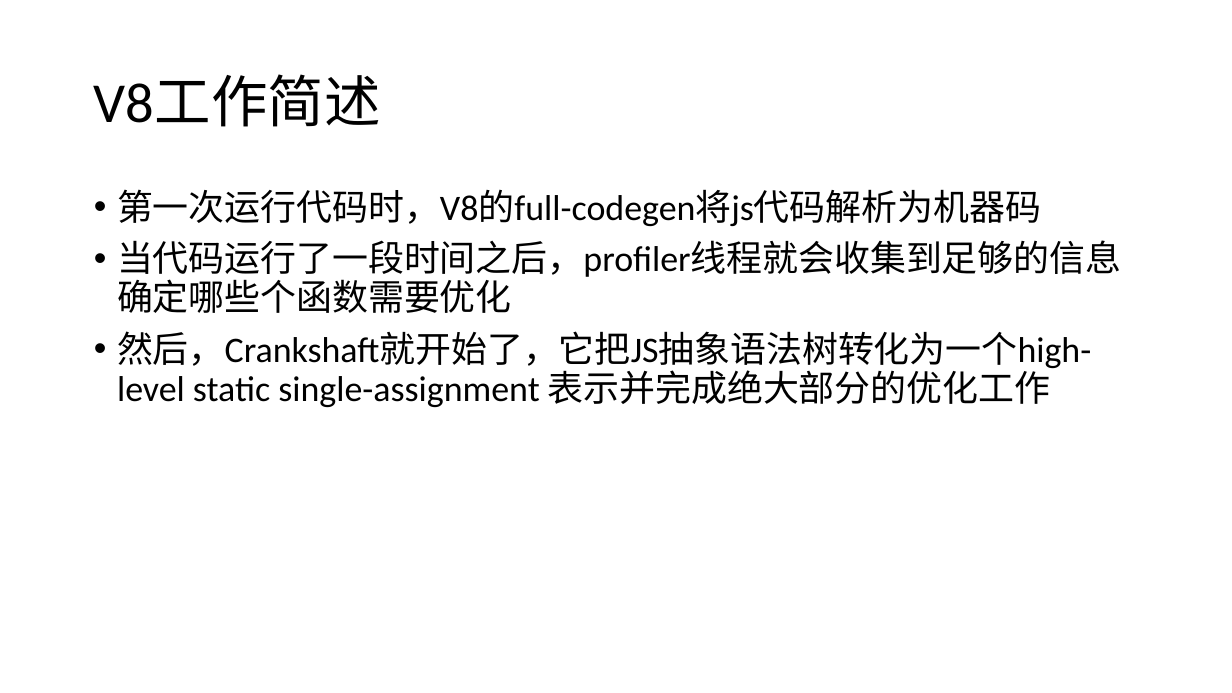
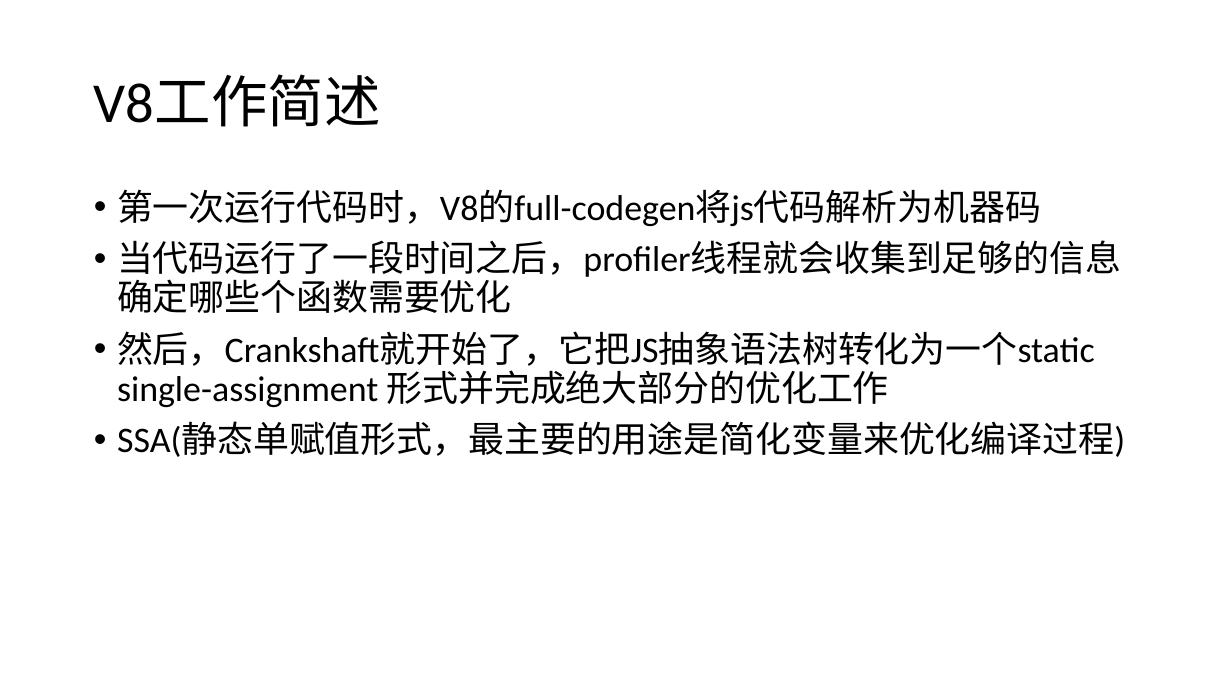
Before and after one commit to WHITE-ILMARE/Technique-Share, a slide deck: slide 11 of Deep Digging in Browser.pptx (slide 10 before the commit). Drawn at 1232x693 pixels with LibreOffice and Linux fonts; fonts in the diff are those of the drawing. Boxes give left, top, right and bottom in pixels: in the first picture for what was removed or moved away, otherwise in the second. Text is boxed around its words. In the diff, an @@ line names an element or a change of style, - is before the commit and + after.

```diff
--- a/Deep Digging in Browser.pptx
+++ b/Deep Digging in Browser.pptx
@@ text at (117,331,1125,457): text changed @@
-• 然后，Crankshaft就开始了，它把JS抽象语法树转化为一个high-level static single-assignment 表示并完成绝大部分的优化工作
+• 然后，Crankshaft就开始了，它把JS抽象语法树转化为一个static single-assignment 形式并完成绝大部分的优化工作
+• SSA(静态单赋值形式，最主要的用途是简化变量来优化编译过程)
```
Also in this commit, not shown: 3 other slides changed, 3 slides added, 1 slide removed.
